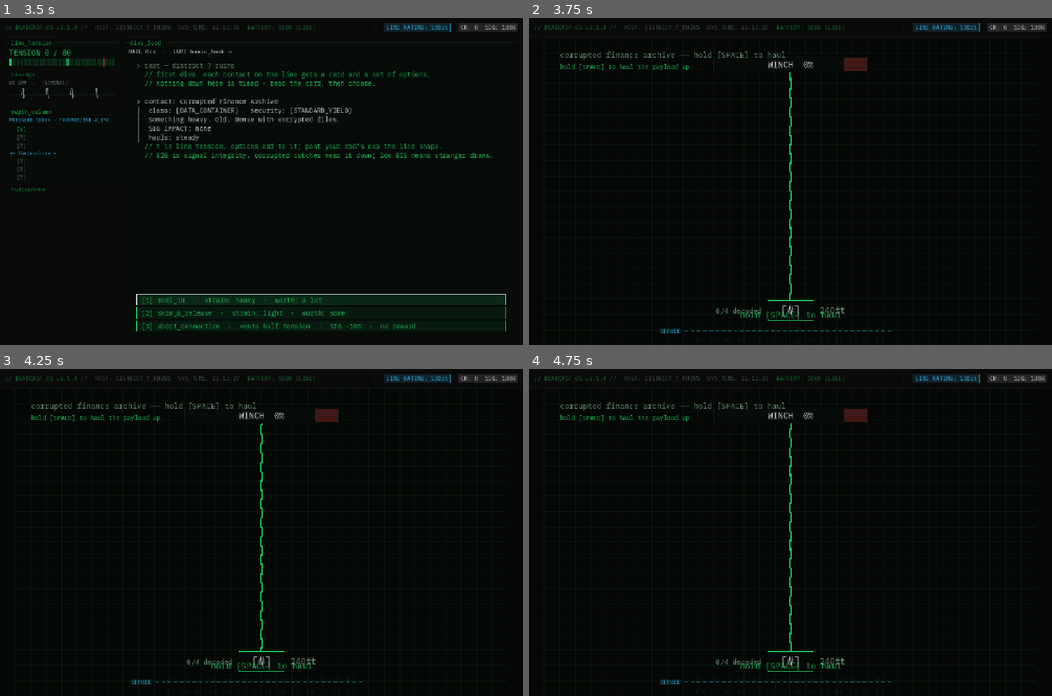
Above: before the commit, frames 1-4 (two rows, left to right).
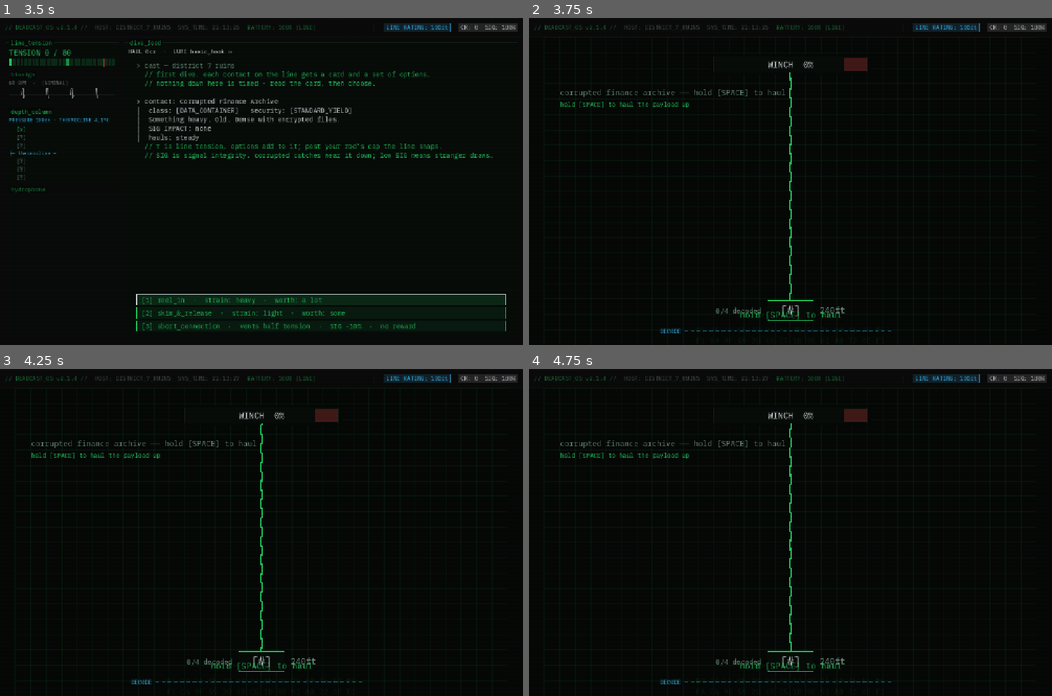
Above: after the commit, the same moments.

Repository: Teeohbee/deadcast
Game: Godot game, scene res://scenes/title_skyline/SkylineTitle.tscn
The game is run twice, just before and just after one commit, with the same random seed, the same clock (stepped at 60 frames per second) and the same inputs.
Inputs (mouse positions are in pixels of both pictures, inside the frame that each line leads up to):
- Up to frame 1 (3.5 s): tap Enter (ui_accept) at 0.5, 0.77, 2 s; move the mouse to (376, 165) at 0.52 s; tap Space (action_reel) at 0.6 s; click (376, 165) at 0.67 s; drag from (156, 197) to (235, 246) at 1.27 s; move the mouse to (313, 109) at 2.02 s; hold E (tab_next) 2.03-2.75 s; click (313, 109) at 2.17 s; click "[ENTER] INITIATE DIVE" at 2.75 s
- Up to frame 2 (3.75 s): click "[1] reel_in · strain: heavy ·…" at 3.5 s
- Up to frame 3 (4.25 s): no input
- Up to frame 4 (4.75 s): tap Enter (ui_accept) at 4.25 s; drag from (764, 597) to (633, 483) at 4.27 s

Frame 1 is identical in both runs. In frame 2, 0.9% of the frame differs, in the area x 6-49%, y 10-28%; in frame 3, 0.9%; in frame 4, 0.9%.
Error in both runs: Assertion failed: UIController.initialize() must be called before navigate_to() (res://autoload/UIController.gd:49)

Commit message:
fix: keep haul status and hints clear of the winch head
Long tutorial hints ran under the winch load bar; they now sit below it,
left of the trace.

Diff:
--- a/scenes/dive_run/haul/HaulView.gd
+++ b/scenes/dive_run/haul/HaulView.gd
@@ -106,9 +106,9 @@
 	_draw_payload(py)
 
 	if status != "":
-		_text(status, Vector2(40, 52), status_color, 20)
+		_text(status, Vector2(40, 150), status_color, 20)
 	if hint != "":
-		_text(hint, Vector2(40, 82), DeckStyle.GREEN, 16)
+		_text(hint, Vector2(40, 180), DeckStyle.GREEN, 16)
 	if sim.phase == HaulSim.READY:
 		_text("hold %s to haul" % InputGlyphs.glyph("haul"), Vector2(X, DESIGN.y - 70), DeckStyle.GREEN, 22, HORIZONTAL_ALIGNMENT_CENTER)
 	draw_set_transform(Vector2.ZERO)
